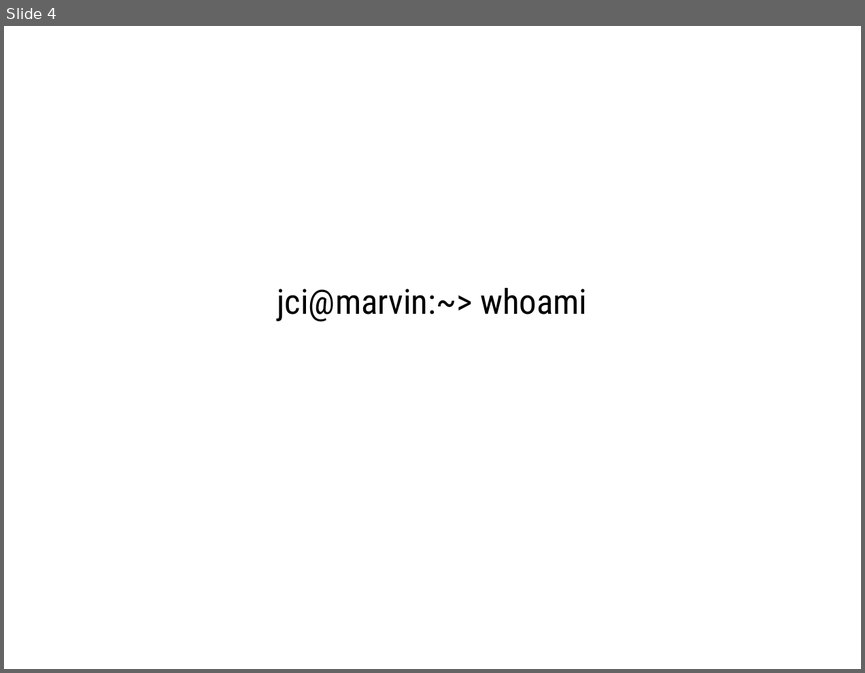
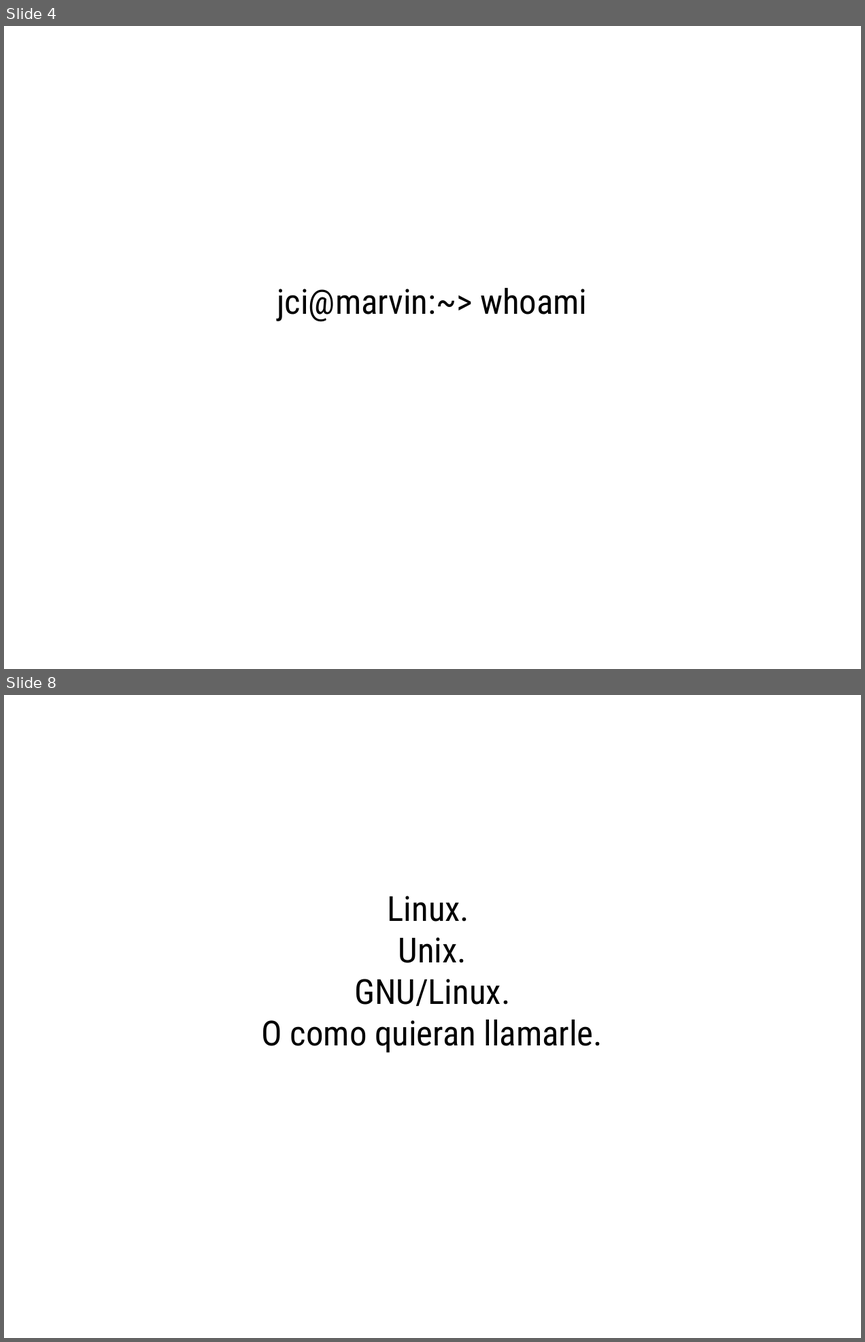
Before and after one commit to jci/charlas, a slide deck: UAT-20171116.odp. Shown one above the other, each under a label of ours: slide 4 before the commit, slides 4 and 8 after it; the slides between them are not shown. The pictures are 865x673 and 865x1342 pixels, drawn with LibreOffice and Linux fonts; fonts in the diff are those of the drawing. Boxes give left, top, right and bottom in pixels: in the first picture for what was removed or moved away, otherwise in the second. Text is boxed around its words. In the diff, an @@ line names an element or a change of style, - is before the commit and + after.

```diff
--- a/UAT-20171116.odp
+++ b/UAT-20171116.odp
@@ slide 8 added at box(4, 695, 861, 1338), background #FFFFFF @@
@@ subtitle added at box(262, 896, 602, 1053), 32 pt, text #000000 @@
+Linux.
+Unix.
+GNU/Linux.
+O como quieran llamarle.
```
Also in this commit, not shown: 1 slide changed, 26 other slides added, 5 other files.
